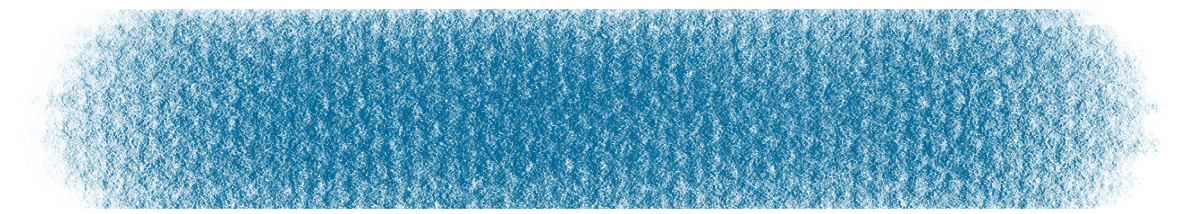
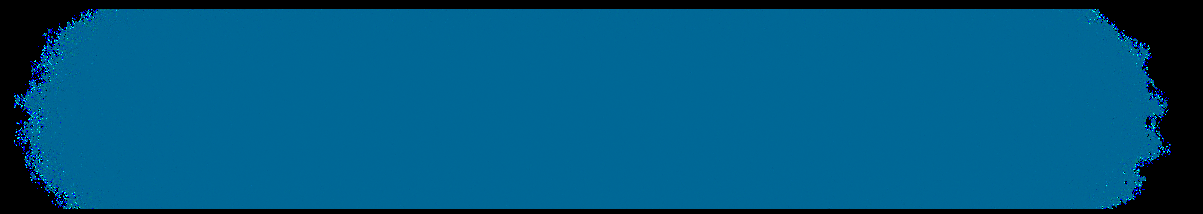
Layers edited between the first and the second 1203x214 image:
hid "Background" over [0, 0, 1203, 214]
